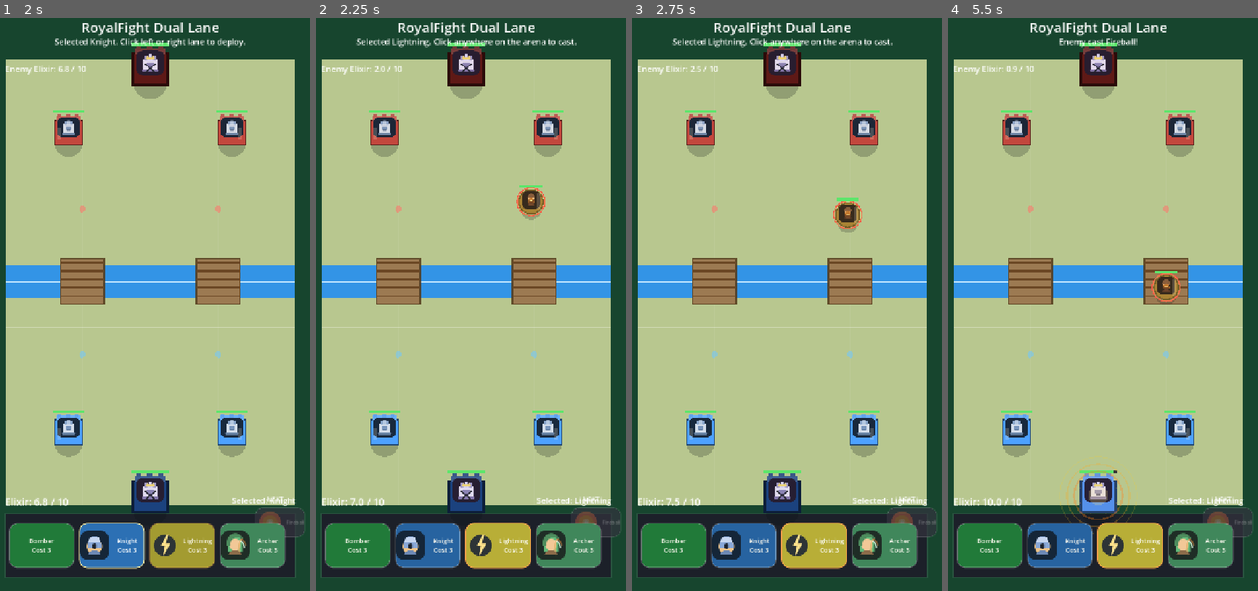
Above: before the commit, frames 1-4 (left to right).
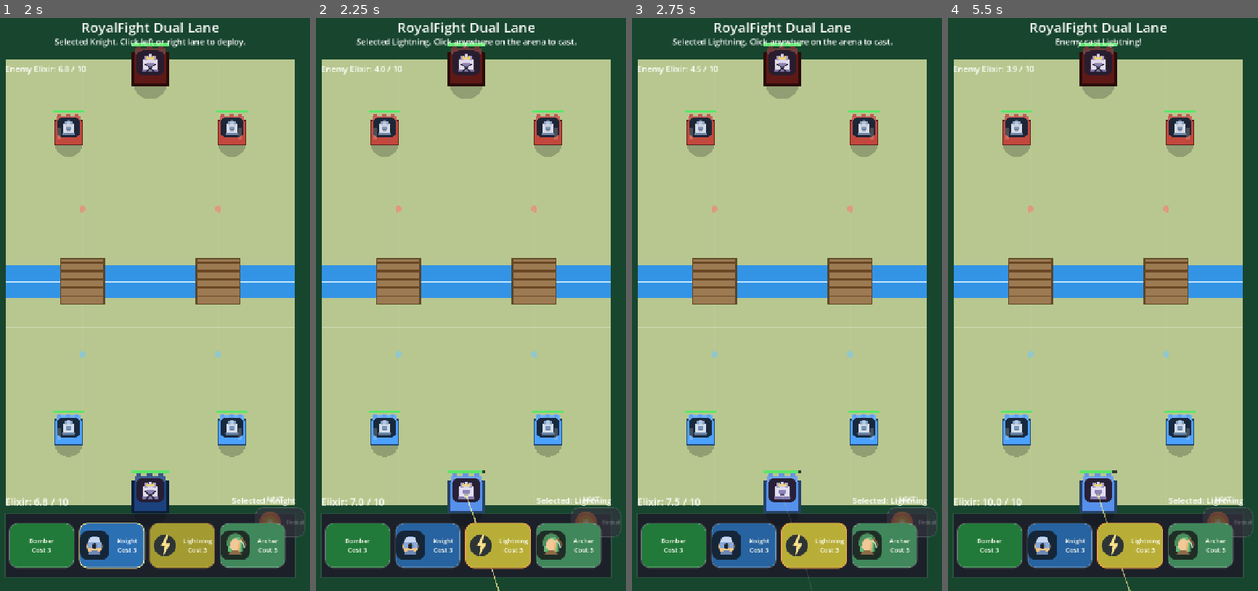
Above: after the commit, the same moments.

Repository: raindesert/royalfight
Game: Godot game, scene res://Main.tscn
Same seed, same stepped clock (60 frames per second), same inputs: the game is played once before the commit and once after it.
Inputs:
- Up to frame 1 (2 s): click "Bomber Cost 3" at 0.5 s; click "Knight Cost 3" at 1.25 s
- Up to frame 2 (2.25 s): click "Lightning Cost 3" at 2 s
- Up to frame 3 (2.75 s): no input
- Up to frame 4 (5.5 s): click "Archer Cost 3" at 2.75 s; click "Bomber Cost 3" at 3.5 s; click "Knight Cost 3" at 4.25 s; click "Lightning Cost 3" at 5 s

Frame 1 is identical in both runs. In frame 2, 0.9% of the frame differs, in the area x 18-75%, y 8-100%; in frame 3, 0.9%; in frame 4, 1.2%, in the area x 18-75%, y 3-100%.

Commit message:
feat: 更新敌方卡组配置，添加新法术卡牌

Diff:
--- a/scripts/main.gd
+++ b/scripts/main.gd
@@ -50,7 +50,7 @@
 	get:
 		return CardDatabaseClass.troop_defs
 
-var enemy_deck = ["knight", "archer", "giant", "wizard", "fireball", "rage", "healer", "bomber"]
+var enemy_deck = ["knight", "archer", "giant", "wizard", "fireball", "freeze", "lightning", "rage", "healer", "bomber"]
 var player_deck = ["knight", "archer", "giant", "mini_pekka", "wizard", "fireball", "freeze", "lightning", "rage", "healer", "bomber"]
 
 var player_elixir := 5.0
